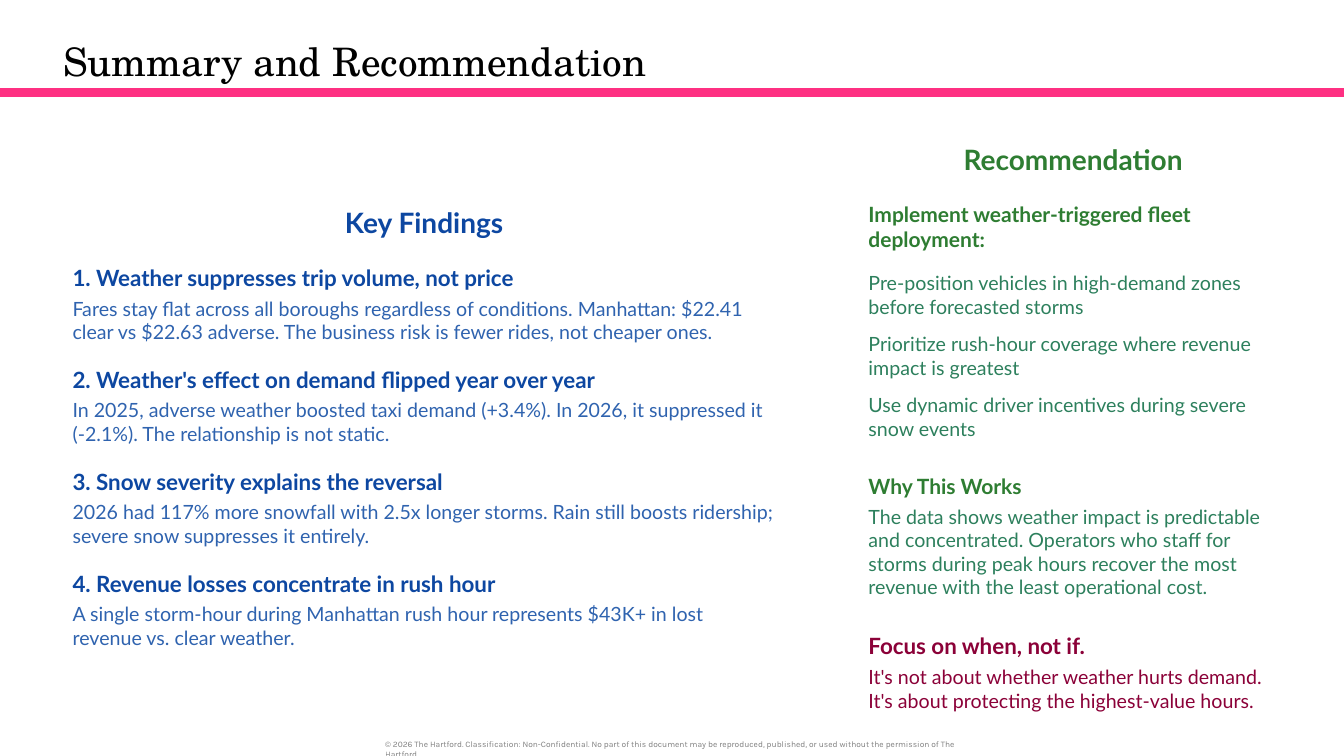
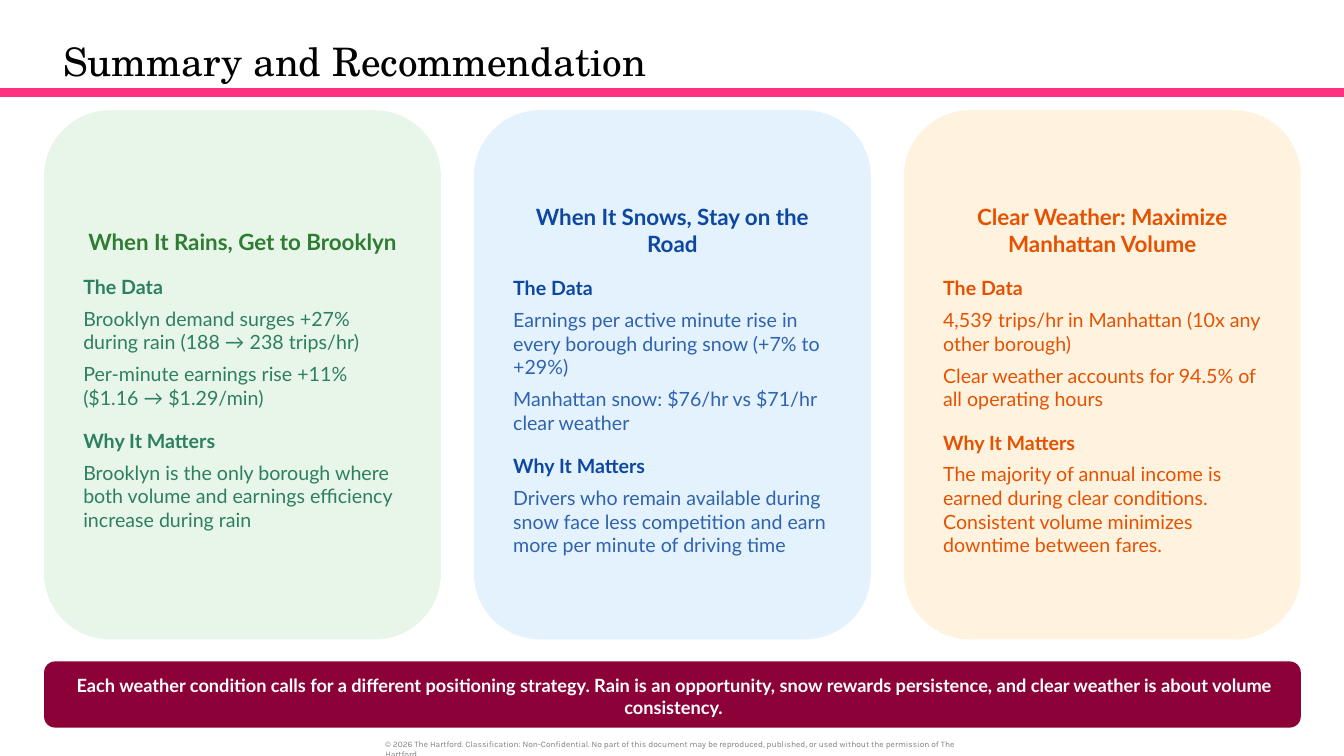
Before and after one commit to orlandojmarin/nyc-taxi-capstone, a slide deck: slide 17 of docs/Capstone_Presentation (10).pptx. Drawn at 1344x756 pixels with LibreOffice and Linux fonts; fonts in the diff are those of the drawing. Boxes give left, top, right and bottom in pixels: in the first picture for what was removed or moved away, otherwise in the second. Text is boxed around its words. In the diff, an @@ line names an element or a change of style, - is before the commit and + after.

Commit message:
Rebuild slide 17 with data-backed driver recommendations
Three-card layout matching Future State slide style: green/blue/orange
cards with maroon callout bar. Content based on actual revenue-per-minute
analysis by borough and weather condition.

```diff
--- a/docs/Capstone_Presentation (10).pptx
+++ b/docs/Capstone_Presentation (10).pptx
@@ rounded rectangle added at box(44, 110, 442, 639), fill #E8F5E9, 14 pt, text #2D805D @@
+When It Rains, Get to Brooklyn
+The Data
+Brooklyn demand surges +27% during rain (188 → 238 trips/hr)
+Per-minute earnings rise +11% ($1.16 → $1.29/min)
+Why It Matters
+Brooklyn is the only borough where both volume and earnings efficiency increase during rain
@@ rounded rectangle added at box(474, 110, 871, 639), fill #E3F2FD, 14 pt, text #2F63AF @@
+When It Snows, Stay on the Road
+The Data
+Earnings per active minute rise in every borough during snow (+7% to +29%)
+Manhattan snow: $76/hr vs $71/hr clear weather
+Why It Matters
+Drivers who remain available during snow face less competition and earn more per minute of driving time
@@ rounded rectangle added at box(904, 110, 1302, 639), fill #FFF3E0, 14 pt, text #E65100 @@
+Clear Weather: Maximize Manhattan Volume
+The Data
+4,539 trips/hr in Manhattan (10x any other borough)
+Clear weather accounts for 94.5% of all operating hours
+Why It Matters
+The majority of annual income is earned during clear conditions. Consistent volume minimizes downtime between fares.
@@ text removed at box(868, 149, 1262, 712) @@
-Recommendation
-Implement weather-triggered fleet deployment:
-Pre-position vehicles in high-demand zones before forecasted storms
-Prioritize rush-hour coverage where revenue impact is greatest
-Use dynamic driver incentives during severe snow events
-Why This Works
-The data shows weather impact is predictable and concentrated. Operators who staff for storms during peak hours recover the most revenue with the least operational cost.
-Focus on when, not if.
-It's not about whether weather hurts demand. It's about protecting the highest-value hours.
@@ text removed at box(73, 212, 773, 645) @@
-Key Findings
-1. Weather suppresses trip volume, not price
-Fares stay flat across all boroughs regardless of conditions. Manhattan: $22.41 clear vs $22.63 adverse. The business risk is fewer rides, not cheaper ones.
-2. Weather's effect on demand flipped year over year
-In 2025, adverse weather boosted taxi demand (+3.4%). In 2026, it suppressed it (-2.1%). The relationship is not static.
-3. Snow severity explains the reversal
-2026 had 117% more snowfall with 2.5x longer storms. Rain still boosts ridership; severe snow suppresses it entirely.
-4. Revenue losses concentrate in rush hour
-A single storm-hour during Manhattan rush hour represents $43K+ in lost revenue vs. clear weather.
@@ rounded rectangle added at box(44, 661, 1302, 728), fill #8B0138, 13 pt, text #FFFFFF, bold @@
+Each weather condition calls for a different positioning strategy. Rain is an opportunity, snow rewards persistence, and clear weather is about volume consistency.
```
